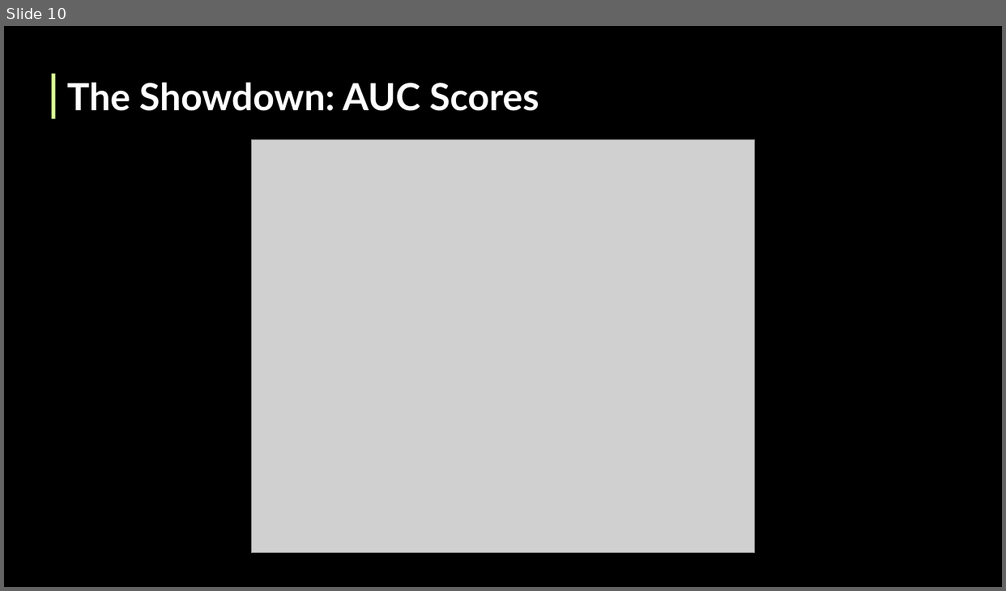
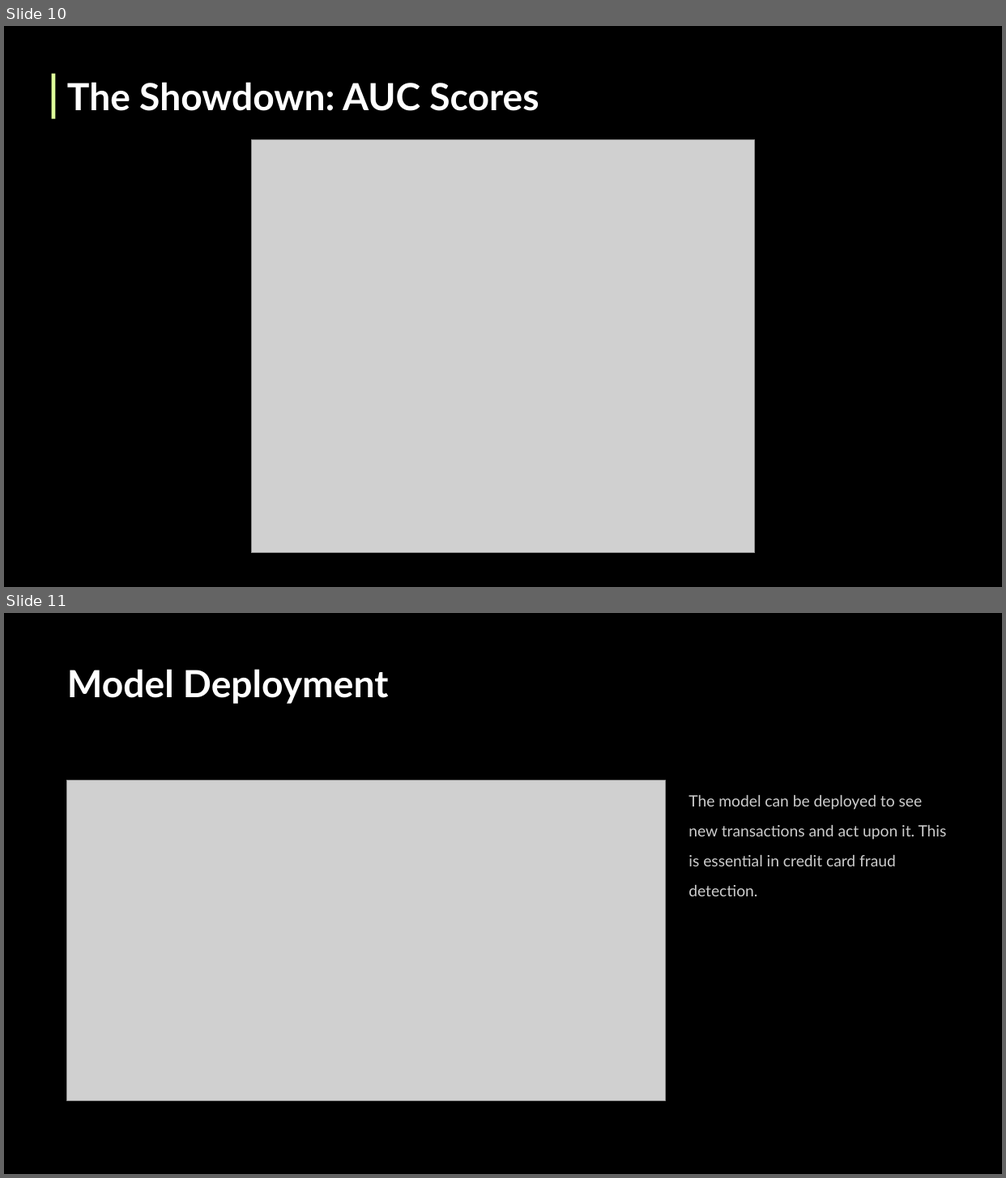
Before and after one commit to splus8191/6103-sp-25-Burke-Guerra-Soroosh, a slide deck: Credit Card Fraud Detection.pptx. Shown one above the other, each under a label of ours: slide 10 before the commit, slides 10 and 11 after it. The pictures are 1006x591 and 1006x1178 pixels, drawn with LibreOffice and Linux fonts; fonts in the diff are those of the drawing; grey boxes stand for pictures; background and template pictures are left out. Boxes give left, top, right and bottom in pixels: in the first picture for what was removed or moved away, otherwise in the second. Text is boxed around its words. In the diff, an @@ line names an element or a change of style, - is before the commit and + after.

Commit message:
Added bit about model prediction

```diff
--- a/Credit Card Fraud Detection.pptx
+++ b/Credit Card Fraud Detection.pptx
@@ slide 11 added at [4, 613, 1002, 1174], background #000000 @@
@@ text added at [67, 669, 389, 704], 36 pt, text #FFFFFF, bold @@
+Model Deployment
@@ picture added at [67, 780, 665, 1101] @@
@@ text added at [688, 795, 947, 897], 15 pt, text #CCCCCC @@
+The model can be deployed to see new transactions and act upon it. This is essential in credit card fraud detection.
```
